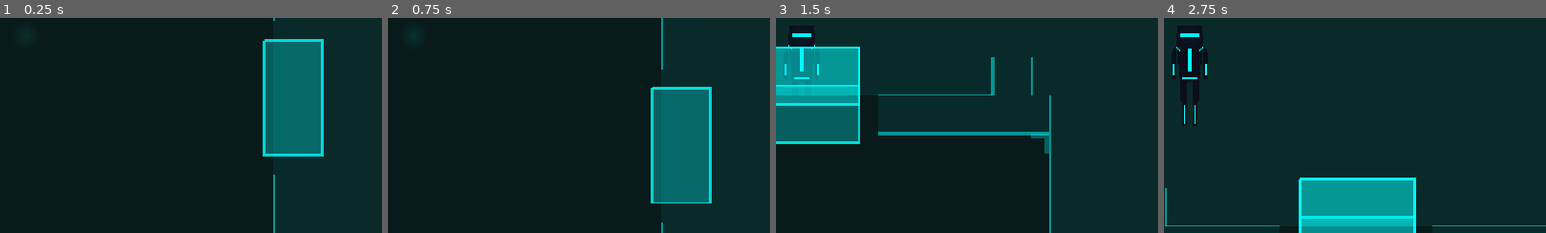
Above: before the commit, frames 1-4 (left to right).
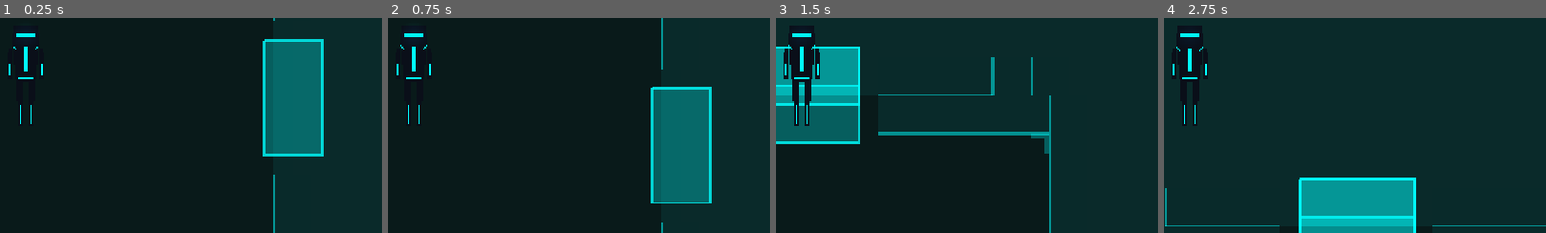
Above: after the commit, the same moments.

Repository: 00Clarity/salvage-theology
Game: Godot game, scene res://scenes/main.tscn
Two runs of this game, one before a commit and one after it. Both use one fixed random seed, a clock stepped at 60 frames per second and the inputs below.
Inputs:
- Up to frame 1 (0.25 s): no input
- Up to frame 2 (0.75 s): tap Enter at 0.5 s; hold W (move_up) from 0.53 s (still down)
- Up to frame 3 (1.5 s): keep holding W (move_up)
- Up to frame 4 (2.75 s): release W (move_up) at 2.03 s; hold A (move_left) from 2.03 s (still down)
The pictures show only the part of the screen within x 47-97%, y 40-90%; the shares and areas given below are measured in that part.

The runs differ from the first frame. In frame 1, 0.3% of the frame differs, in the area x 2-12%, y 7-50%; in frame 2, 0.4%; in frame 3, 1.7%, in the area x 2-12%, y 13-51%; in frame 4, nothing differs.

Commit message:
Fix room rendering and transition issues
- DungeonGenerator now extends Node2D for proper transforms
- Rooms render at z_index -1 (behind player)
- Player has z_index 10 (always on top)
- Removed deferred add_child that caused timing issues
- Added is_instance_valid check for room signal disconnection
- Simplified room instantiation flow

Diff:
--- a/scenes/main.tscn
+++ b/scenes/main.tscn
@@ -9,11 +9,11 @@
 [node name="Main" type="Node2D"]
 script = ExtResource("4_main")
 
-[node name="DungeonGenerator" type="Node" parent="."]
+[node name="DungeonGenerator" type="Node2D" parent="."]
 script = ExtResource("5_dungeon")
 
 [node name="Player" parent="." instance=ExtResource("1_player")]
-position = Vector2(0, 0)
+z_index = 10
 
 [node name="ResourceSystem" type="Node" parent="."]
 script = ExtResource("2_resource")
--- a/scripts/main.gd
+++ b/scripts/main.gd
@@ -20,14 +20,17 @@
 	# Update HUD depth
 	hud.update_depth(room_data.depth)
 
-	# Connect door signals for current room
-	var room_instance = dungeon_generator.get_room_instance(room_data.grid_position)
-	if room_instance and room_instance != current_room_instance:
-		if current_room_instance and current_room_instance.door_entered.is_connected(_on_door_entered):
+	# Disconnect old room signals
+	if current_room_instance and is_instance_valid(current_room_instance):
+		if current_room_instance.door_entered.is_connected(_on_door_entered):
 			current_room_instance.door_entered.disconnect(_on_door_entered)
 
+	# Connect new room signals
+	var room_instance = dungeon_generator.get_room_instance(room_data.grid_position)
+	if room_instance:
 		current_room_instance = room_instance
-		room_instance.door_entered.connect(_on_door_entered)
+		if not room_instance.door_entered.is_connected(_on_door_entered):
+			room_instance.door_entered.connect(_on_door_entered)
 
 func _on_door_entered(direction: RoomData.DoorDirection) -> void:
 	if not dungeon_generator.has_adjacent_room(direction):
--- a/scripts/systems/dungeon_generator.gd
+++ b/scripts/systems/dungeon_generator.gd
@@ -1,8 +1,7 @@
 class_name DungeonGenerator
-extends Node
+extends Node2D
 
 signal room_entered(room_data: RoomData)
-signal room_generated(room_data: RoomData)
 
 const ROOM_SCENE := preload("res://scenes/rooms/generated_room.tscn")
 
@@ -11,13 +10,6 @@
 var room_instances: Dictionary = {}  # Vector2i -> Node2D
 var current_room_pos: Vector2i = Vector2i.ZERO
 var max_depth: int = 8
-
-@onready var room_container: Node2D
-
-func _ready() -> void:
-	room_container = Node2D.new()
-	room_container.name = "RoomContainer"
-	add_child(room_container)
 
 func generate_dungeon() -> void:
 	rooms.clear()
@@ -55,7 +47,6 @@
 		if direction not in rooms[current_pos].doors:
 			rooms[current_pos].doors.append(direction)
 
-		room_generated.emit(new_room)
 		current_pos = next_pos
 
 	# Generate some side rooms
@@ -92,8 +83,6 @@
 	return rooms.get(current_room_pos)
 
 func get_room_instance(grid_pos: Vector2i) -> Node2D:
-	if not room_instances.has(grid_pos):
-		_instantiate_room(grid_pos)
 	return room_instances.get(grid_pos)
 
 func _instantiate_room(grid_pos: Vector2i) -> void:
@@ -105,7 +94,8 @@
 	var room_data: RoomData = rooms[grid_pos]
 	var room_instance: Node2D = ROOM_SCENE.instantiate()
 	room_instance.setup(room_data, self)
-	room_container.call_deferred("add_child", room_instance)
+	room_instance.z_index = -1  # Render behind player
+	add_child(room_instance)
 	room_instances[grid_pos] = room_instance
 
 func _update_visible_rooms() -> void:
